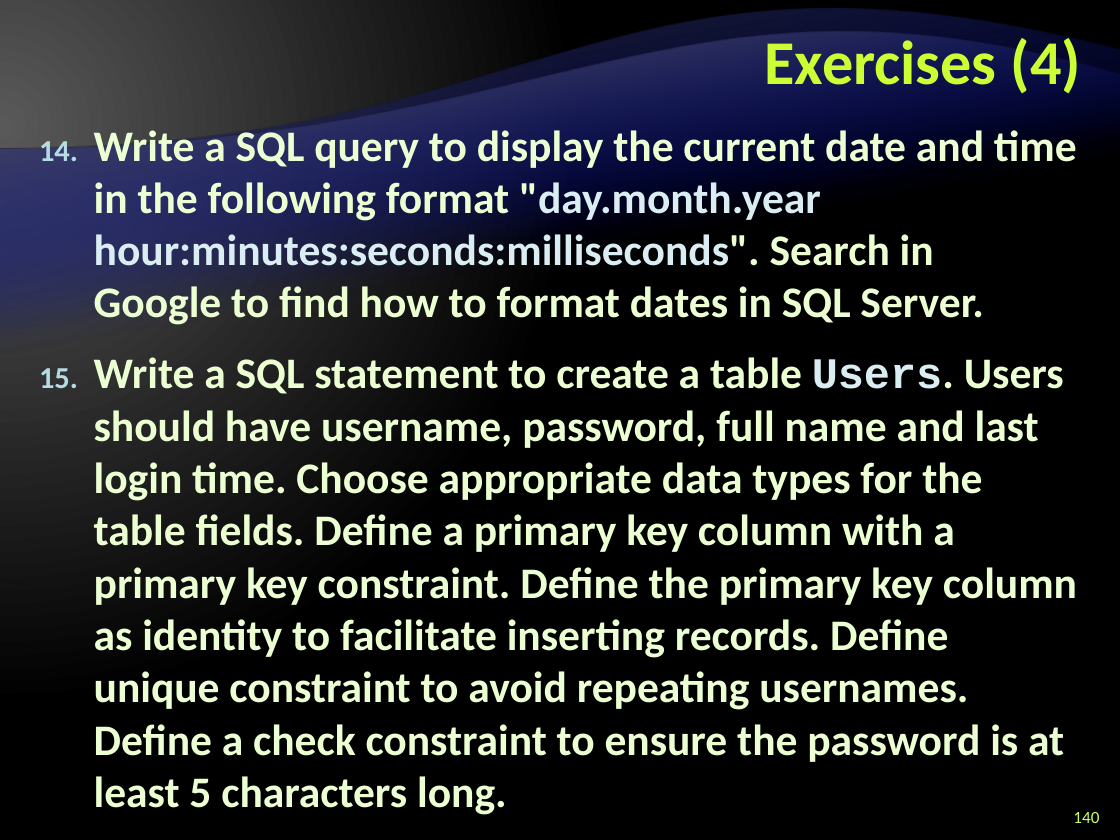
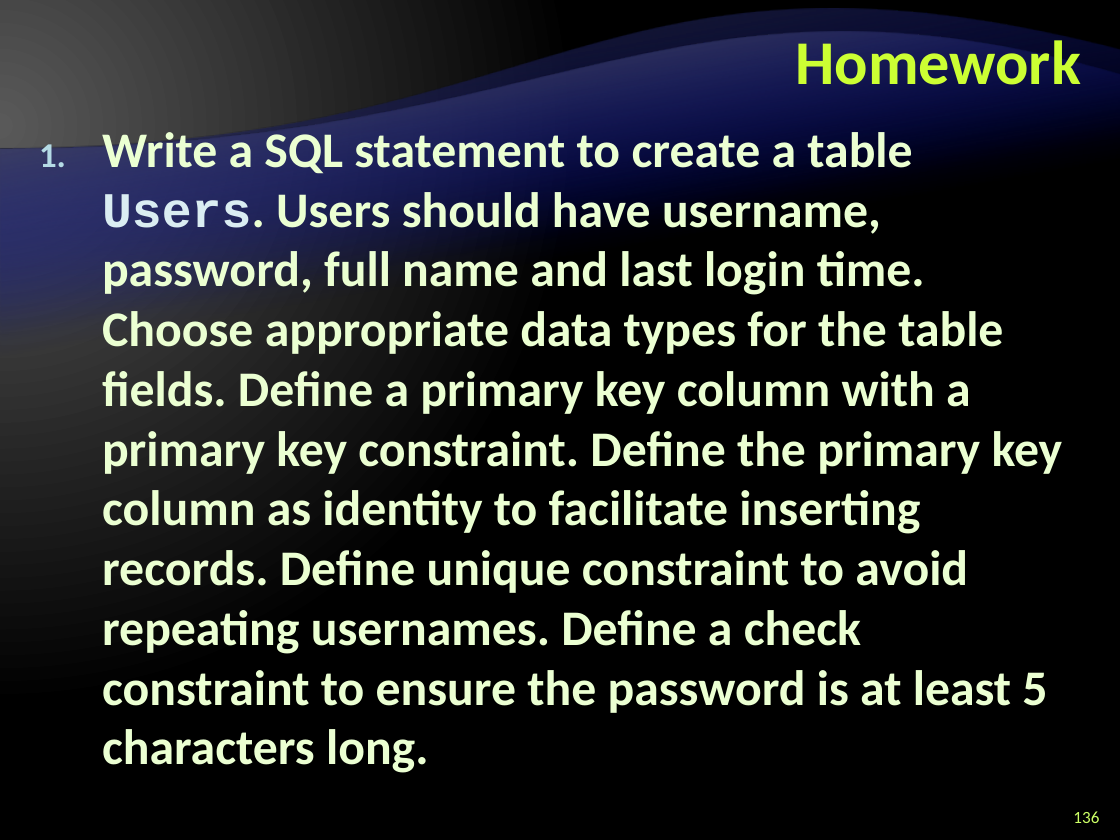
Before and after one commit to Lockheed01/aspnet-mvc-course, a slide deck: slide 136 of Lectures/5. Databases, SQL and MS SQL Server/Databases, SQL and MS SQL Server.pptx (slide 140 before the commit). Drawn at 1120x840 pixels with LibreOffice and Linux fonts; fonts in the diff are those of the drawing; background and template pictures are left out. Boxes give left, top, right and bottom in pixels: in the first picture for what was removed or moved away, otherwise in the second. Text is boxed around its words. In the diff, an @@ line names an element or a change of style, - is before the commit and + after.

```diff
--- a/Lectures/5. Databases, SQL and MS SQL Server/Databases, SQL and MS SQL Server.pptx
+++ b/Lectures/5. Databases, SQL and MS SQL Server/Databases, SQL and MS SQL Server.pptx
@@ title at (x1=796, y1=32, x2=1081, y2=85): text changed @@
-Exercises (4)
+Homework
@@ text "Write a SQL statement to ..." at (x1=102, y1=126, x2=1063, y2=773): size 28 to 32 pt; indent changed @@
@@ text at (x1=94, y1=125, x2=1077, y2=325): paragraph removed @@
-14. Write a SQL query to display the current date and time in the following format "day.month.year hour:minutes:seconds:milliseconds". Search in Google to find how to format dates in SQL Server.
@@ page number at (x1=1073, y1=811, x2=1099, y2=823): text changed @@
-140
+136
```
Also in this commit, not shown: 3 other slides changed, 14 slides removed.
